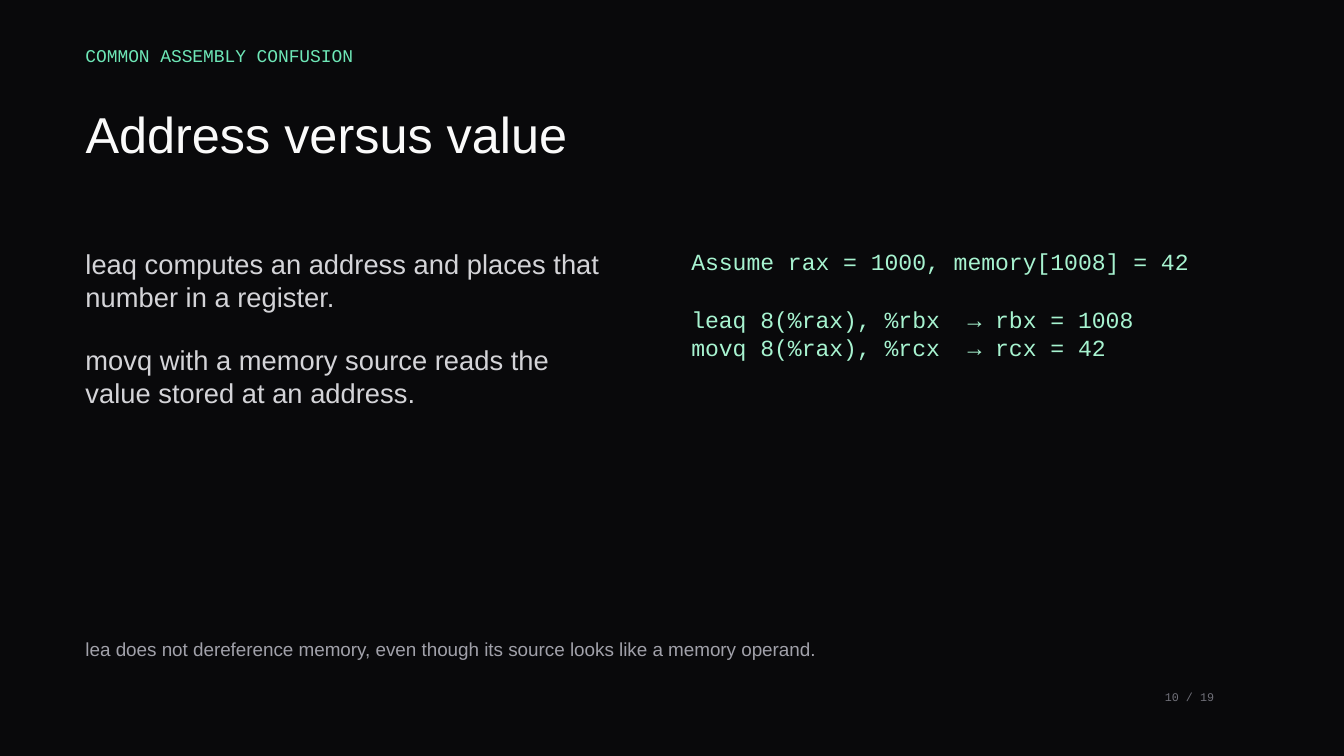
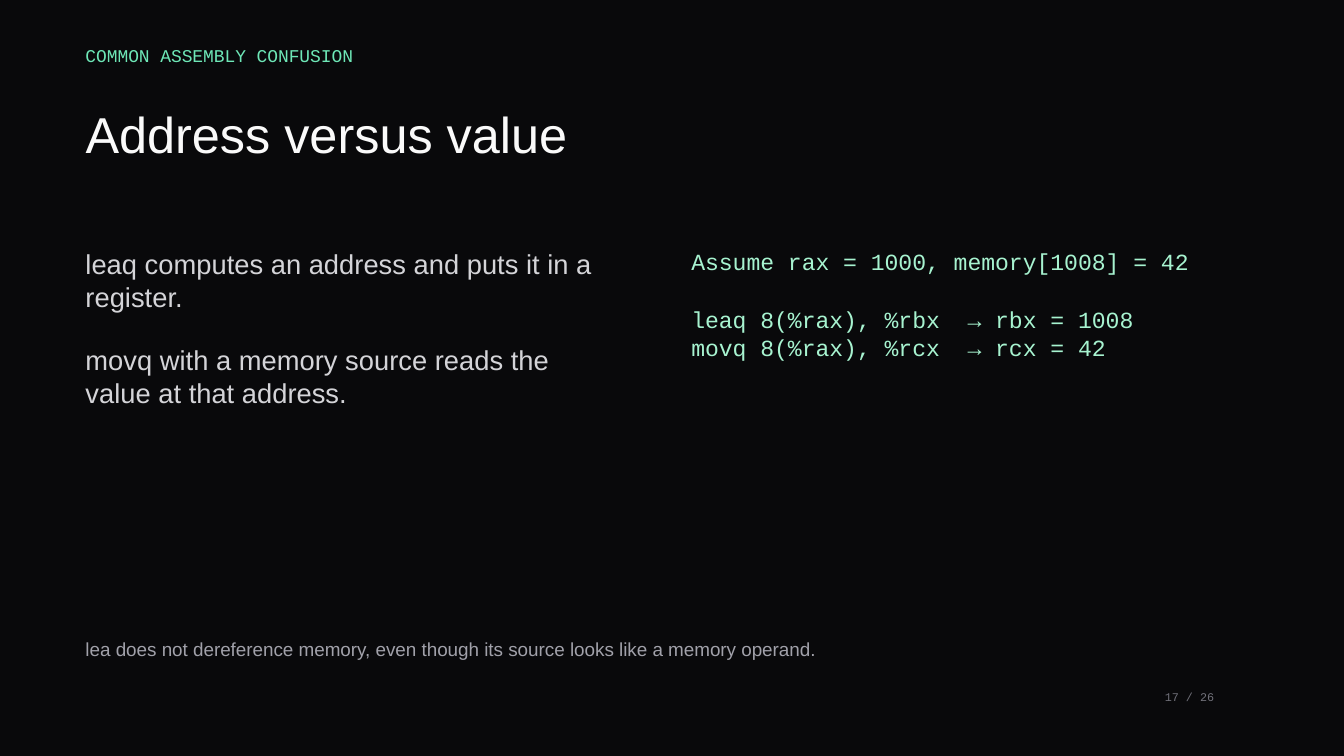
Before and after one commit to xsebby/portfolio, a slide deck: slide 17 of public/presentations/CS211_Recitation_3.pptx (slide 10 before the commit). Drawn at 1344x756 pixels with LibreOffice and Linux fonts; fonts in the diff are those of the drawing. Boxes give left, top, right and bottom in pixels: in the first picture for what was removed or moved away, otherwise in the second. Text is boxed around its words. In the diff, an @@ line names an element or a change of style, - is before the commit and + after.

```diff
--- a/public/presentations/CS211_Recitation_3.pptx
+++ b/public/presentations/CS211_Recitation_3.pptx
@@ text at [85, 254, 591, 404]: text changed @@
-leaq computes an address and places that number in a register.
-movq with a memory source reads the value stored at an address.
+leaq computes an address and puts it in a register.
+movq with a memory source reads the value at that address.
@@ text at [1165, 693, 1214, 701]: text changed @@
-10 / 19
+17 / 26
```
Also in this commit, not shown: 16 other slides changed, 9 slides added, 2 slides removed, 4 other files.
